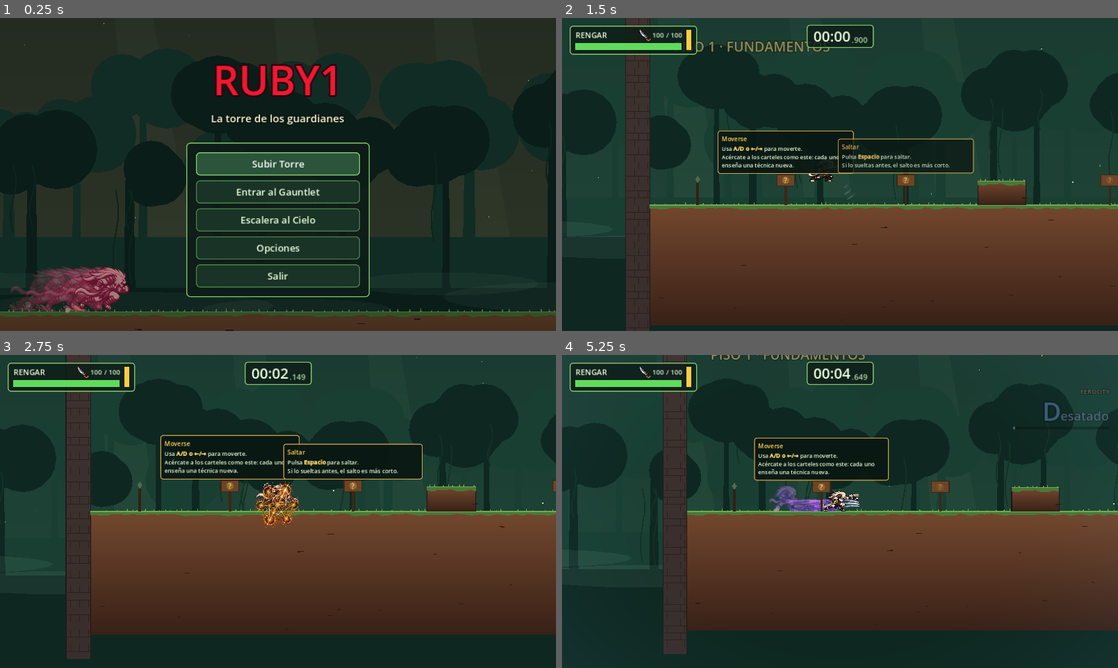
Above: before the commit, frames 1-4 (two rows, left to right).
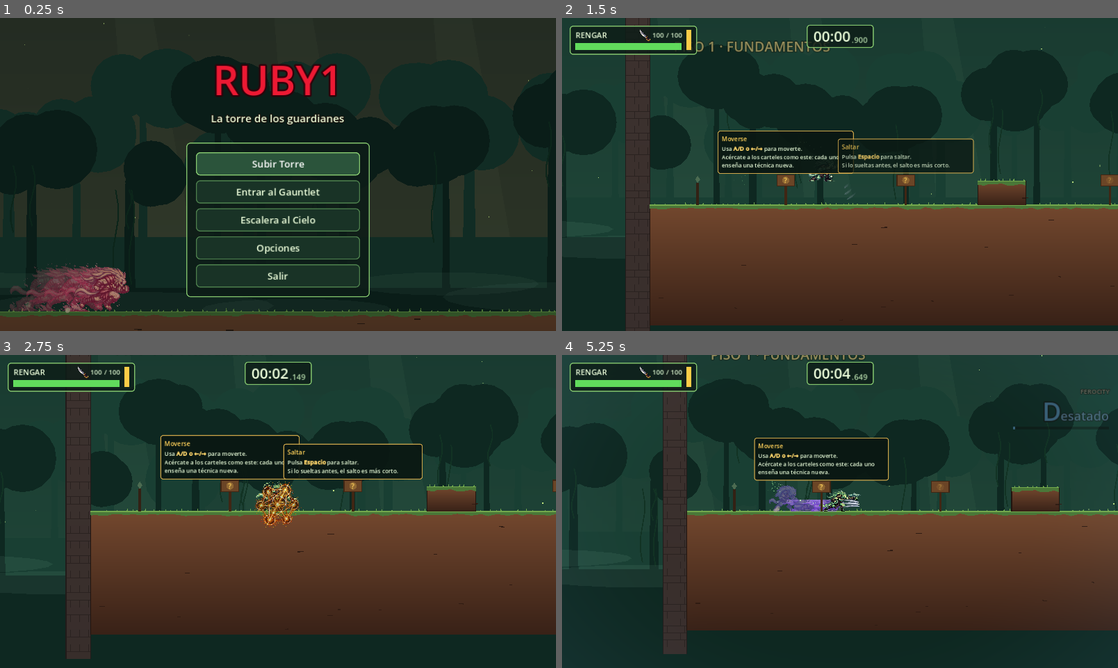
Above: after the commit, the same moments.

Repository: ggonzalez66/ruby1
Game: Godot game, scene res://main_menu.tscn
Two runs of this game, one before a commit and one after it. Both use one fixed random seed, a clock stepped at 60 frames per second and the inputs below.
Inputs (mouse positions are in pixels of both pictures, inside the frame that each line leads up to):
- Up to frame 1 (0.25 s): no input
- Up to frame 2 (1.5 s): tap Enter at 0.5 s; move the mouse to (962, 158) at 0.52 s; hold Right (move_right) 0.53-1.25 s; hold Shift (dash) 0.53-1.25 s; click (962, 158) at 0.6 s; tap Space (jump) at 0.77, 1.07 s; drag from (728, 190) to (845, 158) at 1.27 s
- Up to frame 3 (2.75 s): move the mouse to (333, 442) at 2.02 s; hold Left (move_left) from 2.03 s (still down); hold Tab (roar) from 2.03 s (still down); right-click (333, 442) at 2.1 s
- Up to frame 4 (5.25 s): release Left (move_left) at 2.75 s; release Tab (roar) at 2.75 s; drag from (812, 574) to (851, 505) at 2.77 s; move the mouse to (1006, 558) at 3.52 s; hold Right (move_right) 3.53-4.25 s; tap Space (jump) at 3.6, 3.77, 4.07 s; click (1006, 558) at 3.8 s; tap R (respawn) at 4.15 s; drag from (673, 464) to (778, 520) at 4.27 s; move the mouse to (867, 511) at 5.02 s; hold Right (move_right) from 5.03 s (still down); hold Shift (dash) from 5.03 s (still down); click (867, 511) at 5.17 s

The runs differ from the first frame. In frame 1, 0.5% of the frame differs, in the area x 1-24%, y 78-94%; in frame 2, less than 0.1%; in frame 3, 0.1%; in frame 4, 0.3%.

Commit message:
Viridy, el disolutor: el héroe deja de ser Rengar y pasa a ser un león verde original
- Las 44 frames que usa el juego (las 15 hojas renovadas y las 5 viejas: golpes ligeros, heavy,
  giro, dash y frenazo) transformadas a Viridy con SDXL en ComfyUI: pelaje jade, melena verde,
  armadura bronce y ojos azul claro. Mismas posiciones que las de Rengar (assets/sprites/player/viridy/),
  así que el código solo cambia rutas.
- Melena evanescente: emisor de motas verdes detrás del sprite que sigue la melena en cada frame
  y deja estela al moverse; se apaga al morir.
- Carteles del tutorial hablan de Viridy; las hojas de Rengar ya no entran en los ejecutables.
- tools/viridy.py y tools/viridy_sheets.py para regenerar las hojas desde ComfyUI en Windows.
- Quitadas 8 constantes de hojas viejas que no usaba ninguna animación.

Co-Authored-By: Claude Opus 5.5 <noreply@anthropic.com>

Diff:
--- a/main.tscn
+++ b/main.tscn
@@ -202,7 +202,7 @@
 [node name="SignMantle" type="Node2D" parent="."]
 position = Vector2(5300, 0)
 script = ExtResource("14_sign")
-text = "Si llegas justo al borde de un saliente, Rengar se agarra y sube solo."
+text = "Si llegas justo al borde de un saliente, Viridy se agarra y sube solo."
 title = "Agarre"
 panel_width = 320
 
@@ -469,7 +469,7 @@
 [node name="SignWallride" type="Node2D" parent="."]
 position = Vector2(5300, -1100)
 script = ExtResource("14_sign")
-text = "Corriendo, salta contra la pared con enredaderas: Rengar corre por ella hacia arriba y se agarra al borde sin frenar."
+text = "Corriendo, salta contra la pared con enredaderas: Viridy corre por ella hacia arriba y se agarra al borde sin frenar."
 title = "Wallride"
 panel_width = 340
 
@@ -526,7 +526,7 @@
 [node name="SignRunningWallJump" type="Node2D" parent="."]
 position = Vector2(760, -1100)
 script = ExtResource("14_sign")
-text = "Corriendo, salta contra una pared: Rengar se engancha un instante.
+text = "Corriendo, salta contra una pared: Viridy se engancha un instante.
 Pulsa {jump} para saltar a la pared contraria con impulso y encadénalos para subir el pozo."
 title = "Running walljump"
 panel_width = 360
@@ -674,7 +674,7 @@
 [node name="SignEmbed" type="Node2D" parent="."]
 position = Vector2(3300, -2200)
 script = ExtResource("14_sign")
-text = "En el aire, {heavy_attack} contra una pared: Rengar se clava y explota, dañando a los enemigos cerca.
+text = "En el aire, {heavy_attack} contra una pared: Viridy se clava y explota, dañando a los enemigos cerca.
 Desde ahí puedes volver a saltar."
 title = "Clavarse"
 panel_width = 360
--- a/main_menu.gd
+++ b/main_menu.gd
@@ -12,7 +12,7 @@
 const PAUSE_MENU_SCRIPT := preload("res://pause_menu.gd")
 const MUSIC_SCRIPT := preload("res://music_player.gd")
 const PLATFORM_SCRIPT := preload("res://platform.gd")
-const SPRINT_SHEET: Texture2D = preload("res://assets/sprites/player/reng_sprintingNEW.png")
+const SPRINT_SHEET: Texture2D = preload("res://assets/sprites/player/viridy/reng_sprintingNEW.png")
 # Las 3 celdas de 724 px, recortadas abajo a la altura de los pies.
 const SPRINT_REGION := Rect2(0, 0, 2430, 642)
 const GLOW_SHADER: Shader = preload("res://shaders/charge_glow.gdshader")
--- /dev/null
+++ b/mane_emitter.gd
@@ -0,0 +1,76 @@
+extends CPUParticles2D
+
+# Melena evanescente de Viridy: motas verdes que se desprenden de la melena, suben y se quedan atrás
+# (en coordenadas del mundo) al moverse. La zona de la melena sale del contorno del frame que se está
+# dibujando (arriba y hacia atrás), así sirve para cualquier animación, volteada o girando.
+
+const MANE_COLOR := Color(0.62, 0.95, 0.6, 0.85)
+const MANE_GLOW := Color(0.85, 1.0, 0.8, 0.95)
+# Dentro del contorno visible del frame (0..1): centro y medio tamaño de la zona de la melena.
+const MANE_CENTER := Vector2(0.42, 0.22)
+const MANE_HALF_SIZE := Vector2(0.22, 0.14)
+
+var _bounds_cache := {}
+var _atlas_images := {}
+
+func _init() -> void:
+	amount = 26
+	lifetime = 0.9
+	local_coords = false
+	emission_shape = CPUParticles2D.EMISSION_SHAPE_RECTANGLE
+	direction = Vector2(0, -1)
+	spread = 40.0
+	gravity = Vector2(0, -26)
+	initial_velocity_min = 8.0
+	initial_velocity_max = 26.0
+	damping_min = 4.0
+	damping_max = 10.0
+	scale_amount_min = 1.0
+	scale_amount_max = 2.5
+	var fade := Gradient.new()
+	fade.set_color(0, MANE_GLOW)
+	fade.set_color(1, Color(MANE_COLOR, 0.0))
+	fade.add_point(0.35, MANE_COLOR)
+	color_ramp = fade
+
+func follow(sprite: AnimatedSprite2D, facing: float, active: bool) -> void:
+	emitting = active and sprite.visible
+	if not emitting:
+		return
+	var texture := sprite.sprite_frames.get_frame_texture(sprite.animation, sprite.frame)
+	if texture == null:
+		return
+	var bounds := _visible_bounds(texture)
+	var size := texture.get_size()
+	var center := bounds.position + bounds.size * MANE_CENTER - size * 0.5
+	var flip := -1.0 if sprite.flip_h else 1.0
+	center.x *= flip
+	position = sprite.position + (center * sprite.scale).rotated(sprite.rotation)
+	emission_rect_extents = bounds.size * MANE_HALF_SIZE * sprite.scale
+	# Las motas se van hacia atrás de donde mira el personaje.
+	direction = Vector2(-0.5 * facing, -1.0).normalized()
+
+func _visible_bounds(texture: Texture2D) -> Rect2:
+	if _bounds_cache.has(texture):
+		return _bounds_cache[texture]
+	var bounds := Rect2(Vector2.ZERO, texture.get_size())
+	var image: Image = null
+	if texture is AtlasTexture:
+		if not _atlas_images.has(texture.atlas):
+			var loaded: Image = texture.atlas.get_image()
+			if loaded and loaded.is_compressed():
+				loaded.decompress()
+			_atlas_images[texture.atlas] = loaded
+		var atlas_image: Image = _atlas_images[texture.atlas]
+		if atlas_image:
+			image = atlas_image.get_region(Rect2i(texture.region))
+	else:
+		image = texture.get_image()
+	if image:
+		if image.is_compressed():
+			image.decompress()
+		var used := image.get_used_rect()
+		if used.size.x > 0 and used.size.y > 0:
+			bounds = Rect2(used)
+	_bounds_cache[texture] = bounds
+	return bounds
--- a/movimiento.gd
+++ b/movimiento.gd
@@ -9,40 +9,33 @@
 signal died
 signal respawned
 
-const STANDING_AND_WALKING_SHEET: Texture2D = preload("res://assets/sprites/player/reng_standing_and_walking-sheet.png")
-const JUMPING_SHEET: Texture2D = preload("res://assets/sprites/player/reng_jumping-sheet.png")
-const AERIAL_SPINNING_SHEET: Texture2D = preload("res://assets/sprites/player/reng_aerial_spinning-sheet.png")
-const UPPERCUT_SHEET: Texture2D = preload("res://assets/sprites/player/reng_uppercut-sheet.png")
-const WALLJUMP_SHEET: Texture2D = preload("res://assets/sprites/player/reng_walljump-sheet.png")
-const CHARGE_LIGHT_TEXTURE: Texture2D = preload("res://assets/sprites/player/reng_charge_light.png")
-const HEAVY_AERIAL_TEXTURE: Texture2D = preload("res://assets/sprites/player/reng_heavy_aerial.png")
-const AERIAL_STALL_TEXTURE: Texture2D = preload("res://assets/sprites/player/reng_aerial-stall.png")
-const DASH_TEXTURE: Texture2D = preload("res://assets/sprites/player/reng_dash_1.png")
-const LIGHT_HITS_SHEET: Texture2D = preload("res://assets/sprites/player/reng_light_hits-sheet.png")
-const GROUND_HEAVY_SHEET: Texture2D = preload("res://assets/sprites/player/reng-heavy.png")
+const AERIAL_SPINNING_SHEET: Texture2D = preload("res://assets/sprites/player/viridy/reng_aerial_spinning-sheet.png")
+const UPPERCUT_SHEET: Texture2D = preload("res://assets/sprites/player/viridy/reng_uppercut-sheet.png")
+const DASH_TEXTURE: Texture2D = preload("res://assets/sprites/player/viridy/reng_dash_1.png")
+const LIGHT_HITS_SHEET: Texture2D = preload("res://assets/sprites/player/viridy/reng_light_hits-sheet.png")
+const GROUND_HEAVY_SHEET: Texture2D = preload("res://assets/sprites/player/viridy/reng-heavy.png")
 const KNIFE_SCRIPT := preload("res://knife.gd")
 const METATRON_SCRIPT := preload("res://metatron_cube.gd")
 const KNIFE_MISSING_CUE_SCRIPT := preload("res://knife_missing_cue.gd")
 const ELECTRIC_FX_SCRIPT := preload("res://electric_fx.gd")
+const MANE_EMITTER_SCRIPT := preload("res://mane_emitter.gd")
 const CHARGE_GLOW_SHADER: Shader = preload("res://shaders/charge_glow.gdshader")
-const SPRINTING_SHEET: Texture2D = preload("res://assets/sprites/player/reng_sprinting.png")
-const BACKFLIP_TEXTURE: Texture2D = preload("res://assets/sprites/player/backflip rengar.png")
 # Sprites nuevos (hojas en cuadrícula: celdas de ancho fijo con el borde de abajo recortado a los pies).
-const STANDING_SHEET: Texture2D = preload("res://assets/sprites/player/rengar_standing.png")
-const PROUD_SHEET: Texture2D = preload("res://assets/sprites/player/reng_standingProud.png")
-const WALKING_SHEET: Texture2D = preload("res://assets/sprites/player/reng_walkingNew.png")
-const SPRINTING_NEW_SHEET: Texture2D = preload("res://assets/sprites/player/reng_sprintingNEW.png")
-const MANTLING_SHEET: Texture2D = preload("res://assets/sprites/player/reng_mantling.png")
-const DASH_ATTACK_TEXTURE: Texture2D = preload("res://assets/sprites/player/reng_dashattackNEW.png")
-const CLING_WALL_TEXTURE: Texture2D = preload("res://assets/sprites/player/reng_cling_wallNEW.png")
-const WALLRUN_SHEET: Texture2D = preload("res://assets/sprites/player/reng_wallrun.png")
-const AERIAL_STALL_NEW: Texture2D = preload("res://assets/sprites/player/reng_aerialStallNEW.png")
-const BACKFLIP_NEW: Texture2D = preload("res://assets/sprites/player/reng_backflipNEW.png")
-const UPPERCUT_NEW: Texture2D = preload("res://assets/sprites/player/reng_uppercutNEW.png")
-const JUMP_OFF_WALL_SHEET: Texture2D = preload("res://assets/sprites/player/reng_jump_off_wall.png")
-const JUMP_SQUAT_SHEET: Texture2D = preload("res://assets/sprites/player/reng_jumpingNEW1.png")
-const JUMP_AIR_SHEET: Texture2D = preload("res://assets/sprites/player/reng_jumpingNEW3.png")
-const HEAVY_AERIAL_NEW: Texture2D = preload("res://assets/sprites/player/reng_heavy_aerialNEW1.png")
+const STANDING_SHEET: Texture2D = preload("res://assets/sprites/player/viridy/rengar_standing.png")
+const PROUD_SHEET: Texture2D = preload("res://assets/sprites/player/viridy/reng_standingProud.png")
+const WALKING_SHEET: Texture2D = preload("res://assets/sprites/player/viridy/reng_walkingNew.png")
+const SPRINTING_NEW_SHEET: Texture2D = preload("res://assets/sprites/player/viridy/reng_sprintingNEW.png")
+const MANTLING_SHEET: Texture2D = preload("res://assets/sprites/player/viridy/reng_mantling.png")
+const DASH_ATTACK_TEXTURE: Texture2D = preload("res://assets/sprites/player/viridy/reng_dashattackNEW.png")
+const CLING_WALL_TEXTURE: Texture2D = preload("res://assets/sprites/player/viridy/reng_cling_wallNEW.png")
+const WALLRUN_SHEET: Texture2D = preload("res://assets/sprites/player/viridy/reng_wallrun.png")
+const AERIAL_STALL_NEW: Texture2D = preload("res://assets/sprites/player/viridy/reng_aerialStallNEW.png")
+const BACKFLIP_NEW: Texture2D = preload("res://assets/sprites/player/viridy/reng_backflipNEW.png")
+const UPPERCUT_NEW: Texture2D = preload("res://assets/sprites/player/viridy/reng_uppercutNEW.png")
+const JUMP_OFF_WALL_SHEET: Texture2D = preload("res://assets/sprites/player/viridy/reng_jump_off_wall.png")
+const JUMP_SQUAT_SHEET: Texture2D = preload("res://assets/sprites/player/viridy/reng_jumpingNEW1.png")
+const JUMP_AIR_SHEET: Texture2D = preload("res://assets/sprites/player/viridy/reng_jumpingNEW3.png")
+const HEAVY_AERIAL_NEW: Texture2D = preload("res://assets/sprites/player/viridy/reng_heavy_aerialNEW1.png")
 # Recortes de los sprites de una sola pose (recuadro del cuerpo, pies en el borde de abajo) y de los
 # frames del aire (misma altura, centrados en cada cuerpo).
 const AERIAL_STALL_REGION := Rect2(136, 43, 1373, 939)
@@ -396,6 +389,7 @@
 # Rebotes del heavy aéreo encadenados sin tocar el suelo ("REBOTE x3").
 var bounce_chain := 0
 var dead := false
+var mane_emitter: CPUParticles2D
 var death_spin := 0.0
 var death_rest_angle := 0.0
 var riposte_attack := false
@@ -476,6 +470,10 @@
 	animated_sprite.material = charge_glow_material
 	_create_afterimage_container()
 	_create_roar_aura()
+	# Melena evanescente: detrás del sprite (se dibuja antes que él).
+	mane_emitter = MANE_EMITTER_SCRIPT.new()
+	add_child(mane_emitter)
+	move_child(mane_emitter, animated_sprite.get_index())
 	air_jumps_remaining = max_air_jumps
 	slash_base_color = slash_visual.color
 	slash_area_base_color = slash_area_visual.color
@@ -894,6 +892,7 @@
 		animated_sprite.play(next_animation)
 	_align_character_animation(next_animation)
 	_update_character_orientation(next_animation)
+	mane_emitter.follow(animated_sprite, facing, not dead)
 	shadow.visible = is_on_floor()
 
 func _update_character_orientation(animation_name: StringName) -> void:
@@ -1347,6 +1346,7 @@
 func _start_death(source_position: Vector2, amount: int) -> void:
 	# Sale despedido por el golpe que lo mató: más lejos cuanto más fuerte fue.
 	dead = true
+	mane_emitter.emitting = false
 	Ferocity.reset()
 	_cancel_all_states()
 	var push_direction: float = sign(global_position.x - source_position.x)
--- a/tests/integration/test_sprites.gd
+++ b/tests/integration/test_sprites.gd
@@ -151,5 +151,35 @@
 	var amount: float = player.roar_aura.wear_material.get_shader_parameter("glow_amount")
 	check(abs(amount - 0.6 * 0.85) < 0.03, "se tiñe de rojo según el desgaste (%.2f)" % amount)
 
+	print("== Melena evanescente (emisor)")
+	release_all()
+	player._respawn_player()
+	player.global_position = GROUND
+	await frames(10)
+	var mane: CPUParticles2D = player.mane_emitter
+	check(mane != null and mane.emitting, "el emisor de la melena está activo")
+	check(mane.get_index() < player.animated_sprite.get_index(), "se dibuja detrás del sprite")
+	check(not mane.local_coords, "las motas se quedan en el mundo (estela al moverse)")
+	for side in [1.0, -1.0]:
+		player.facing = side
+		await frames(2)
+		check(mane.position.y < -30.0, "mirando %s: la melena está arriba (y %.0f)" % ["derecha" if side > 0 else "izquierda", mane.position.y])
+		check(sign(mane.position.x) == -side or abs(mane.position.x) < 4.0, "mirando %s: hacia atrás de la cara (x %.0f)" % ["derecha" if side > 0 else "izquierda", mane.position.x])
+		check(sign(mane.direction.x) == -side, "las motas salen hacia atrás")
+	player.facing = 1.0
+	for anim in ["sprint", "jump", "uppercut", "wall_slide", "roar", "backflip"]:
+		player.animated_sprite.play(StringName(anim))
+		player._align_character_animation(StringName(anim))
+		mane.follow(player.animated_sprite, 1.0, true)
+		var extents: Vector2 = mane.emission_rect_extents
+		check(extents.x > 2.0 and extents.y > 2.0 and mane.position.length() < 120.0, "%s: zona de la melena razonable (pos %s, mitad %s)" % [anim, mane.position.round(), extents.round()])
+	player.invulnerability_timer = 0.0
+	player.take_damage(9999, player.global_position + Vector2(40, 0))
+	await frames(2)
+	check(player.dead and not mane.emitting, "al morir deja de echar motas")
+	player._respawn_player()
+	await frames(3)
+	check(mane.emitting, "y vuelve al reaparecer")
+
 	print("RESULTADO: %d/%d OK" % [checks - fails, checks])
 	quit()
Binary file added: assets/sprites/player/Viridis.png
Not shown, added: assets/sprites/player/Viridis.png.import
Binary file added: assets/sprites/player/viridy/reng-heavy.png
Not shown, added: assets/sprites/player/viridy/reng-heavy.png.import
Binary file added: assets/sprites/player/viridy/reng_aerialStallNEW.png
Not shown, added: assets/sprites/player/viridy/reng_aerialStallNEW.png.import
Binary file added: assets/sprites/player/viridy/reng_aerial_spinning-sheet.png
Not shown, added: assets/sprites/player/viridy/reng_aerial_spinning-sheet.png.import
Binary file added: assets/sprites/player/viridy/reng_backflipNEW.png
Not shown, added: assets/sprites/player/viridy/reng_backflipNEW.png.import
Binary file added: assets/sprites/player/viridy/reng_cling_wallNEW.png
Not shown, added: assets/sprites/player/viridy/reng_cling_wallNEW.png.import
(and 34 more such lines)
